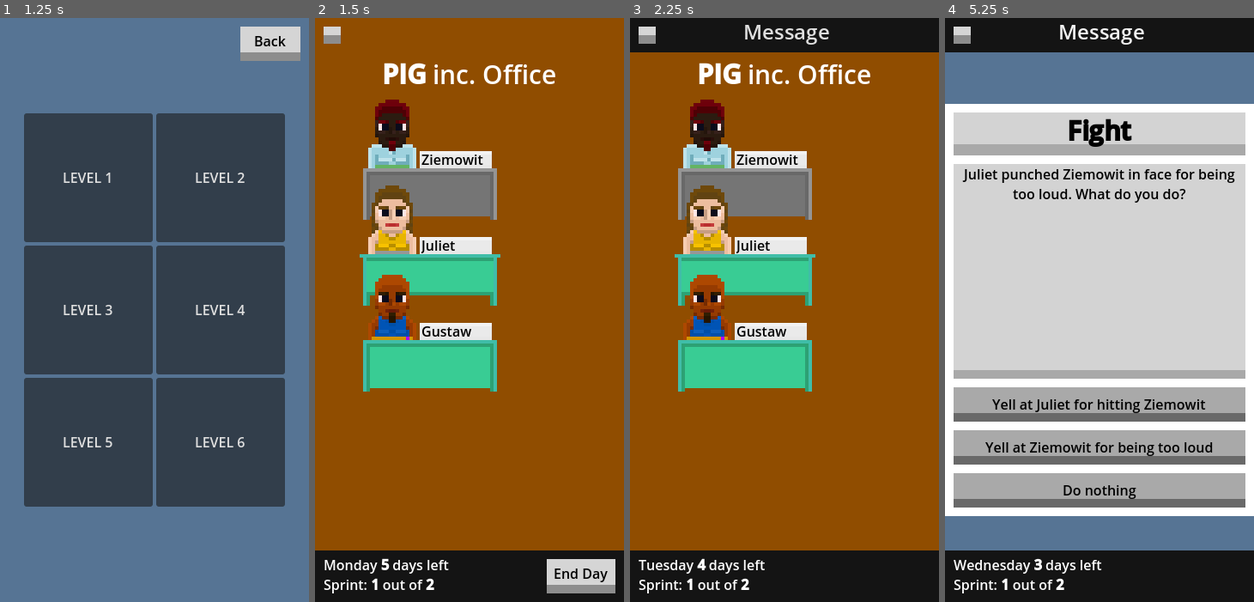
Above: before the commit, frames 1-4 (left to right).
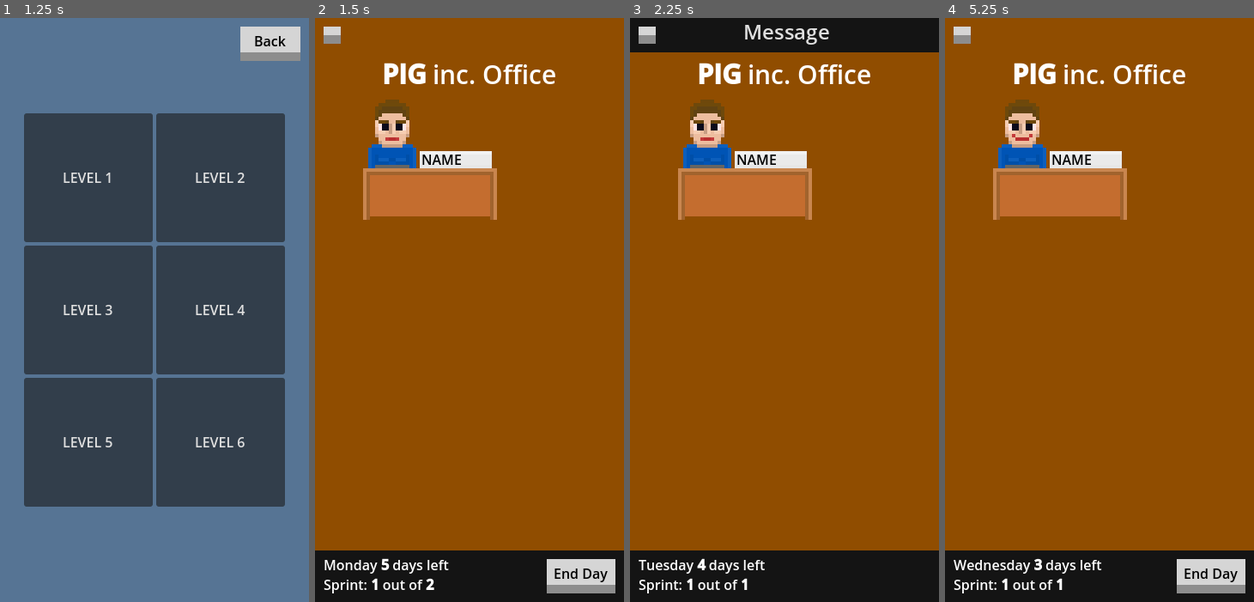
Above: after the commit, the same moments.

Repository: ltbk2023/pig
Game: Godot game, scene res://main.tscn
Two runs of this game, one before a commit and one after it. Both use one fixed random seed, a clock stepped at 60 frames per second and the inputs below.
Inputs (mouse positions are in pixels of both pictures, inside the frame that each line leads up to):
- Up to frame 1 (1.25 s): click "Play" at 0.5 s
- Up to frame 2 (1.5 s): click "LEVEL 1" at 1.25 s
- Up to frame 3 (2.25 s): click "End Day" at 2 s
- Up to frame 4 (5.25 s): click "Message" at 2.75 s; click (1099, 450) at 3.5 s, where only the run before the commit has a clickable "Buy Juliet a cupcake"; click "End Day" at 4.25 s; click (1102, 29) at 5 s, where only the run before the commit has a clickable "Message"

Frame 1 is identical in both runs. In frame 2, 15% of the frame differs, in the area x 14-60%, y 13-64%; in frame 3, 15%; in frame 4, 92%, in the area x 0-100%, y 0-99%.

Commit message:
PIG-295: Create json for first level

Diff:
--- a/PIG/game/game.gd
+++ b/PIG/game/game.gd
@@ -460,8 +460,10 @@
 		if issue.type == Issue.IssueType.BUG_ISSUE and issue.state != Issue.IssueState.COMPLETED:
 			bugs += 1
 
-
-	$Epilog.show_epilog(not win,bugs/(bugs+clean))
+	if bugs+clean == 0:
+		$Epilog.show_epilog(true,0)
+	else:
+		$Epilog.show_epilog(not win,bugs/(bugs+clean))
 	$Epilog.visible = true
 
 
--- /dev/null
+++ b/PIG/level/level_1.json
@@ -0,0 +1,72 @@
+{
+	"Employees": [
+		{
+			"assigned to": "",
+			"base morale": 0,
+			"base quality": 2,
+			"base speed": 2,
+			"base testing": 2,
+			"class": "Employee",
+			"description": "[color=BLACK]DESCRITPION.[/color]\n",
+			"name": "NAME"
+		}
+	],
+	"Game": {
+		"class": "Game",
+		"current sprint": 0,
+		"current turn": 0,
+		"max sprints": 1,
+		"name": "Game",
+		"turns per sprint": 5,
+		"victory points": 0
+	},
+	"Issues": [
+		{
+			"child_issues": [],
+			"class": "Issue",
+			"description": "[color=BLACK]place for description.[/color]\n",
+			"difficulty": 1,
+			"importance to client": 4,
+			"name": "XD Issue",
+			"progress": 0,
+			"remaining parents": 0,
+			"state": 1,
+			"time": 5,
+			"type": 0
+		}
+	],
+	"Testing": {
+		"class": "Testing",
+		"name": "Testing",
+		"testers limit": -1
+	},
+	"SprintEnd": {
+		"class": "SprintEnd",
+		"current sprint": 0,
+		"issues done this sprint": 0,
+		"last_victory_points": 0,
+		"name": "SprintEnd",
+		"total client importance": 0
+	},
+	"QualityDeck": {
+		"cards": {
+			"0": 0,
+			"1": 0
+		},
+		"class": "QualityDeck",
+		"name": "QualityDeck"
+	},
+	"Epilog" : {
+		"class": "Epilog",
+		"name": "Epilog",
+		"comments" : {
+			"bad" : "place for text",
+			"failure" : "place for text",
+			"good" : "place for text",
+			"mixed": "place for text"
+		}
+	},
+	"cards_presets":{
+		"res://story_cards.json":[0,1]
+	}
+}
--- a/PIG/main.gd
+++ b/PIG/main.gd
@@ -146,7 +146,7 @@
 
 # Called when "Level1" button is released. Load first level
 func _on_level_1_button_up():
-	start_level("level/basic_scenario.json",true)
+	start_level("level/level_1.json",true)
 
 # Called when "Level2" button is released. Load second level
 func _on_level_2_button_up():
